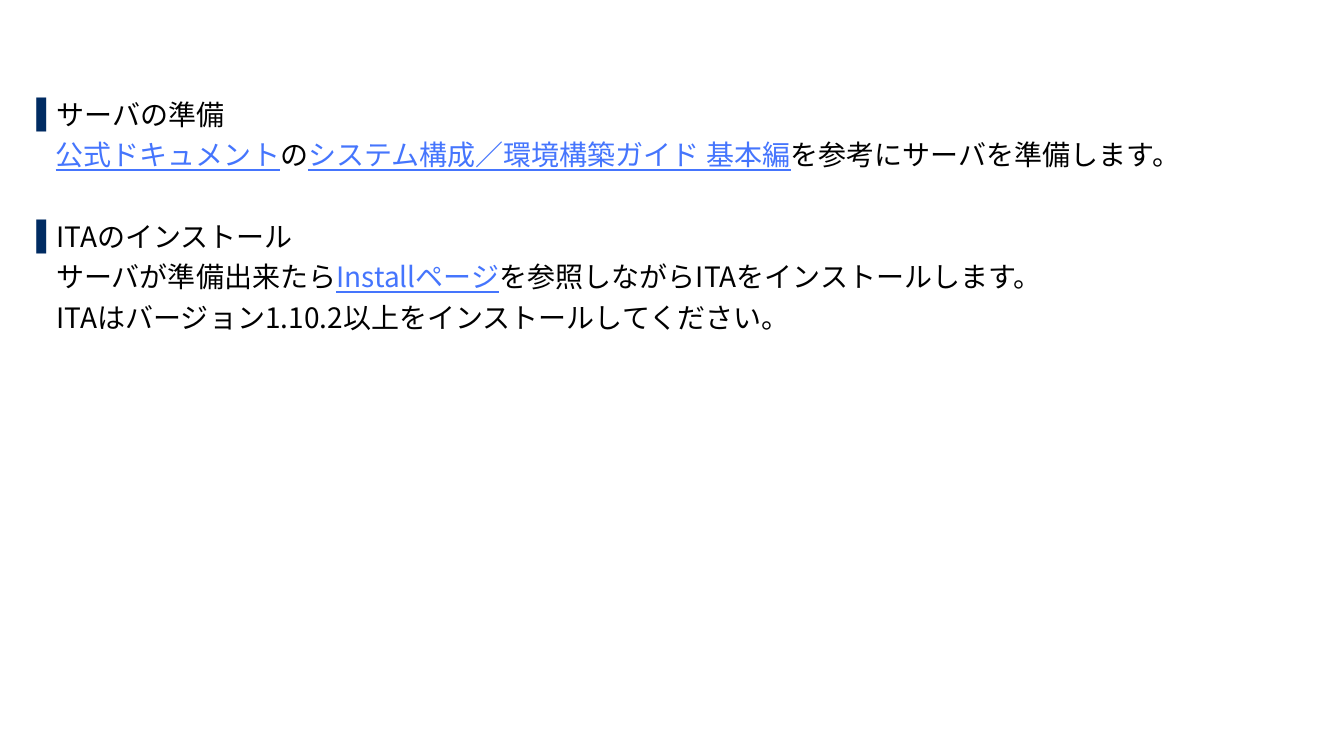
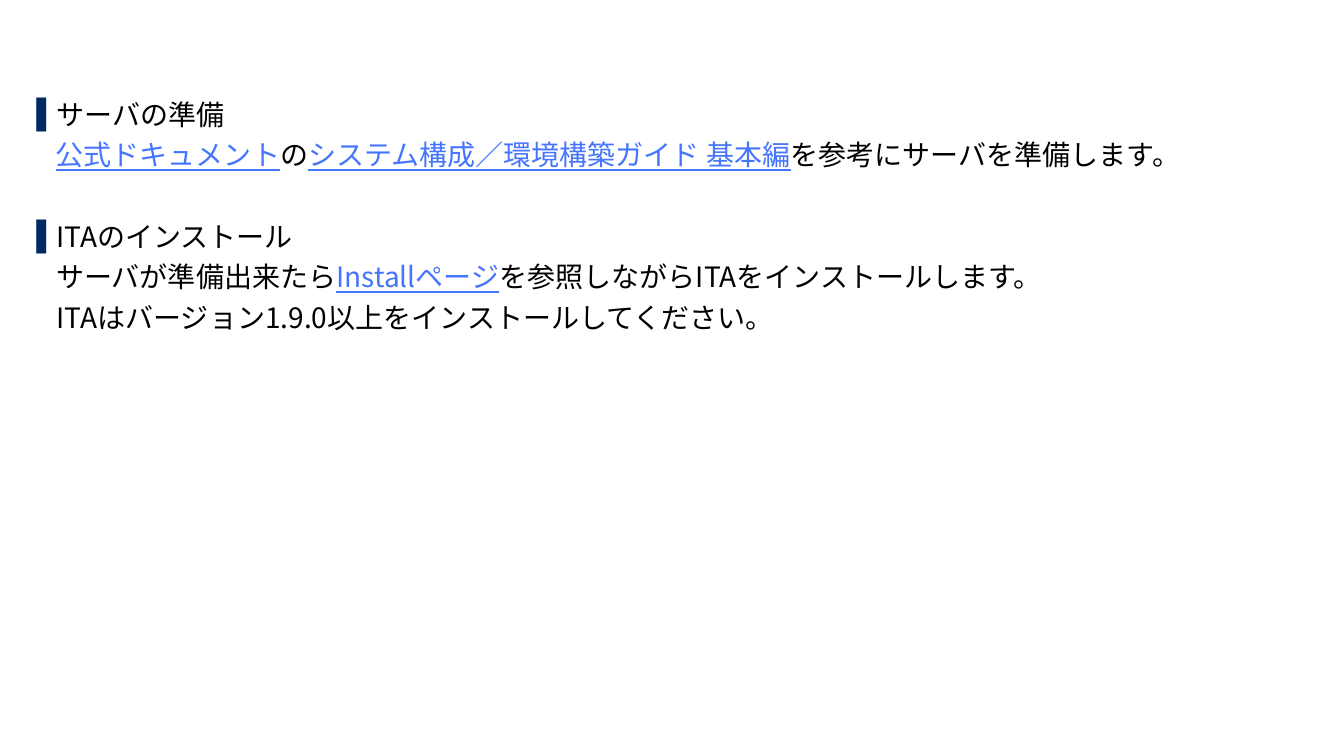
Before and after one commit to exastro-suite/SettingSamples-ITA-HyperV, a slide deck: slide 11 of docs/setting-samples-hyperv-install_ja.pptx. Drawn at 1344x756 pixels with LibreOffice and Linux fonts; fonts in the diff are those of the drawing; background and template pictures are left out. Boxes give left, top, right and bottom in pixels: in the first picture for what was removed or moved away, otherwise in the second. Text is boxed around its words. In the diff, an @@ line names an element or a change of style, - is before the commit and + after.

```diff
--- a/docs/setting-samples-hyperv-install_ja.pptx
+++ b/docs/setting-samples-hyperv-install_ja.pptx
@@ text at [57, 305, 774, 330]: text changed @@
-ITAはバージョン1.10.2以上をインストールしてください。
+ITAはバージョン1.9.0以上をインストールしてください。
```
Also in this commit, not shown: 2 other slides changed, 5 other files.
